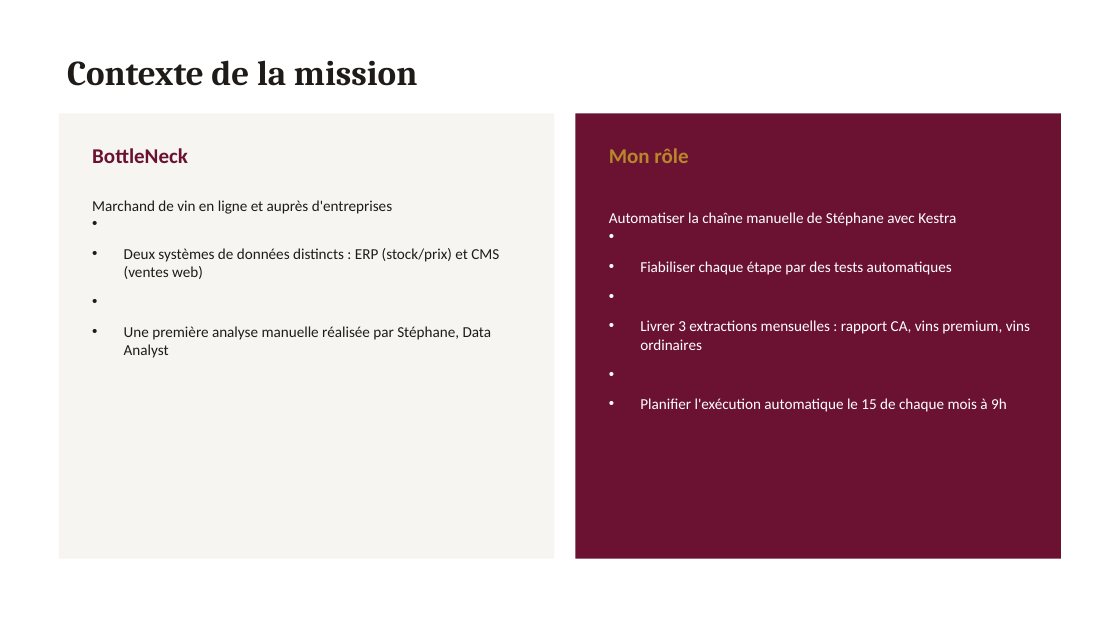
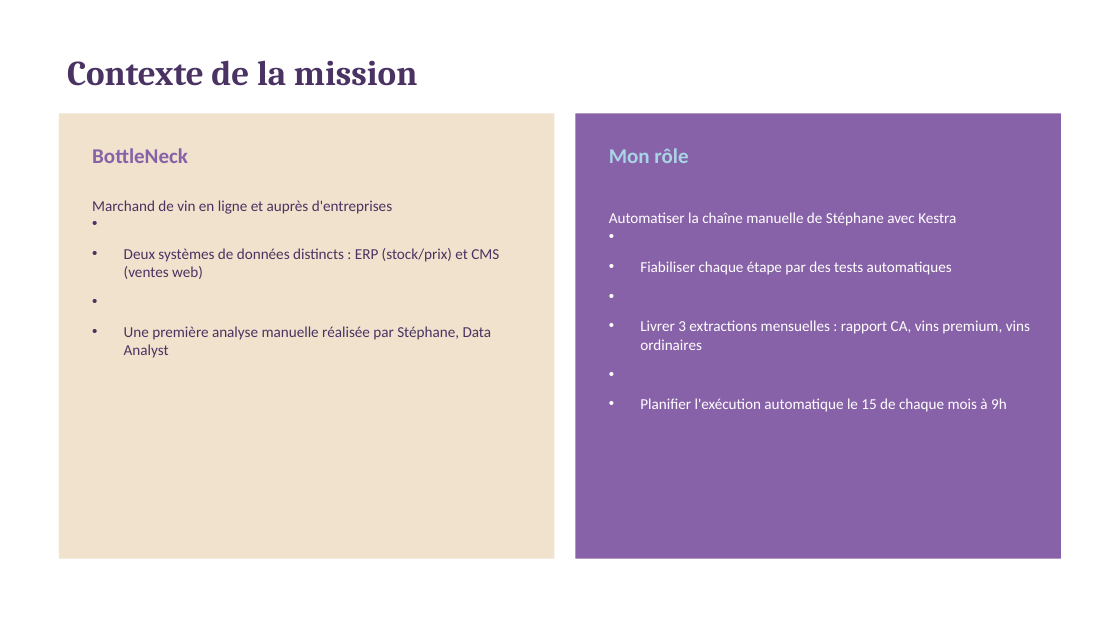
Before and after one commit to dorrazch-hue/bottleneck-data-pipeline, a slide deck: slide 2 of bottleneck_presentation.pptx. Drawn at 1120x630 pixels with LibreOffice and Linux fonts; fonts in the diff are those of the drawing. Boxes give left, top, right and bottom in pixels: in the first picture for what was removed or moved away, otherwise in the second. Text is boxed around its words. In the diff, an @@ line names an element or a change of style, - is before the commit and + after.

```diff
--- a/bottleneck_presentation.pptx
+++ b/bottleneck_presentation.pptx
@@ text "Contexte de la mission" at [67,60,417,86]: text colour #1F1B18 to #4A3363 @@
@@ rectangle at [59,113,555,559]: fill #F7F5F2 to #F0E2CC @@
@@ rectangle at [576,113,1061,559]: fill #6B1233 to #8862A8 @@
@@ text "BottleNeck" at [92,148,188,163]: text colour #6B1233 to #8862A8 @@
@@ text "Mon rôle" at [609,148,688,163]: text colour #B8862B to #A8D4E5 @@
@@ text "Marchand de vin en ligne ..." at [92,200,499,358]: text colour #1F1B18 to #4A3363 @@
```
Also in this commit, not shown: 6 other slides changed, 4 slides added, 2 slides removed.
